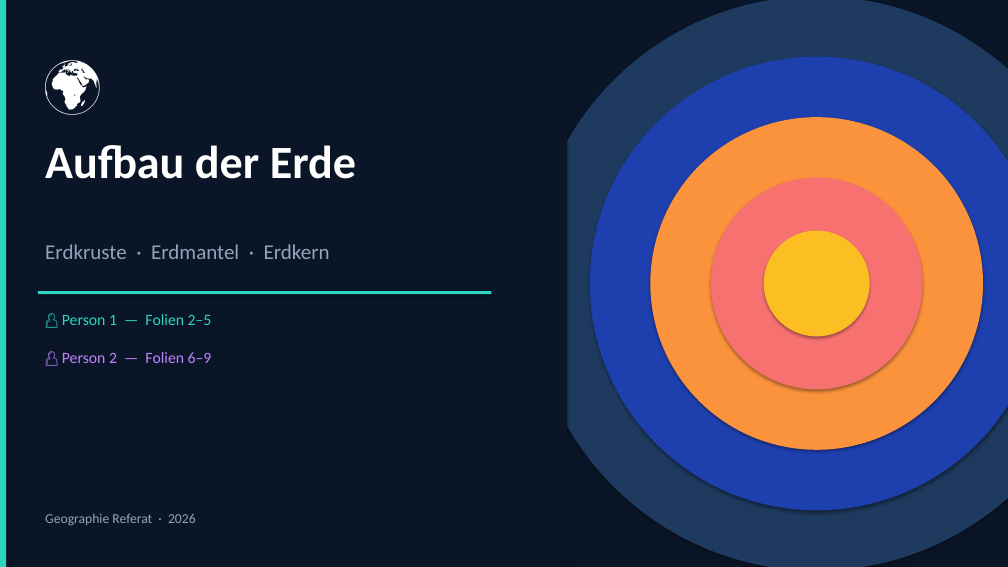
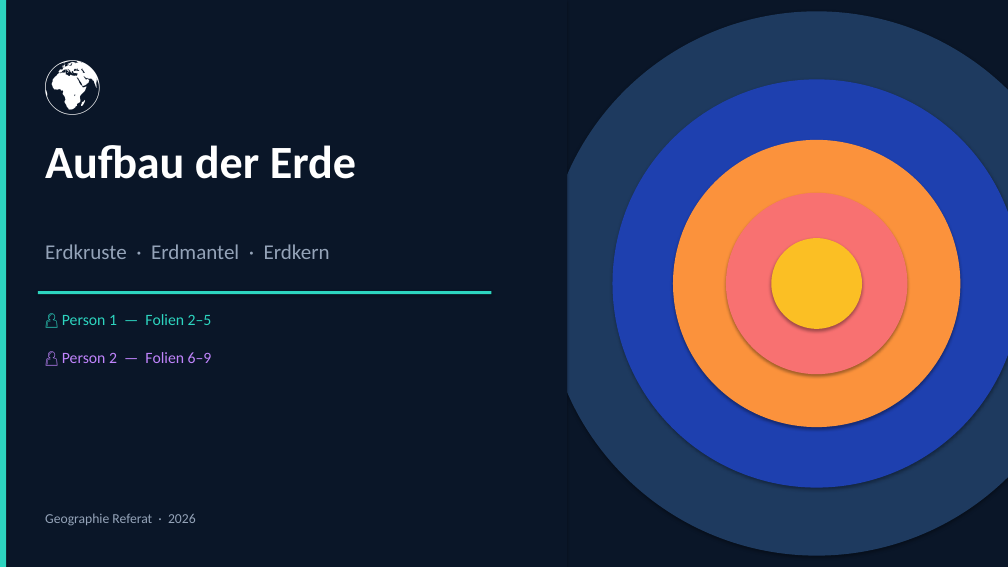
Before and after one commit to welias123/pulsewave-app, a slide deck: slide 1 of Aufbau_der_Erde.pptx. Drawn at 1008x567 pixels with LibreOffice and Linux fonts; fonts in the diff are those of the drawing. Boxes give left, top, right and bottom in pixels: in the first picture for what was removed or moved away, otherwise in the second. Text is boxed around its words. In the diff, an @@ line names an element or a change of style, - is before the commit and + after.

```diff
--- a/Aufbau_der_Erde.pptx
+++ b/Aufbau_der_Erde.pptx
@@ ellipse: place and size @@
-ellipse at box(529, 0, 1008, 567)
+ellipse at box(544, 11, 1008, 556)
@@ ellipse: place and size @@
-ellipse at box(590, 57, 1008, 510)
+ellipse at box(613, 79, 1008, 488)
@@ ellipse: place and size @@
-ellipse at box(650, 117, 983, 450)
+ellipse at box(673, 140, 960, 427)
@@ ellipse: place and size @@
-ellipse at box(711, 178, 923, 389)
+ellipse at box(726, 193, 907, 374)
@@ ellipse: place and size @@
-ellipse at box(764, 231, 870, 337)
+ellipse at box(771, 238, 862, 329)
```
Also in this commit, not shown: 8 other slides changed, 2 slides added, 1 slide removed, 1 other file.
